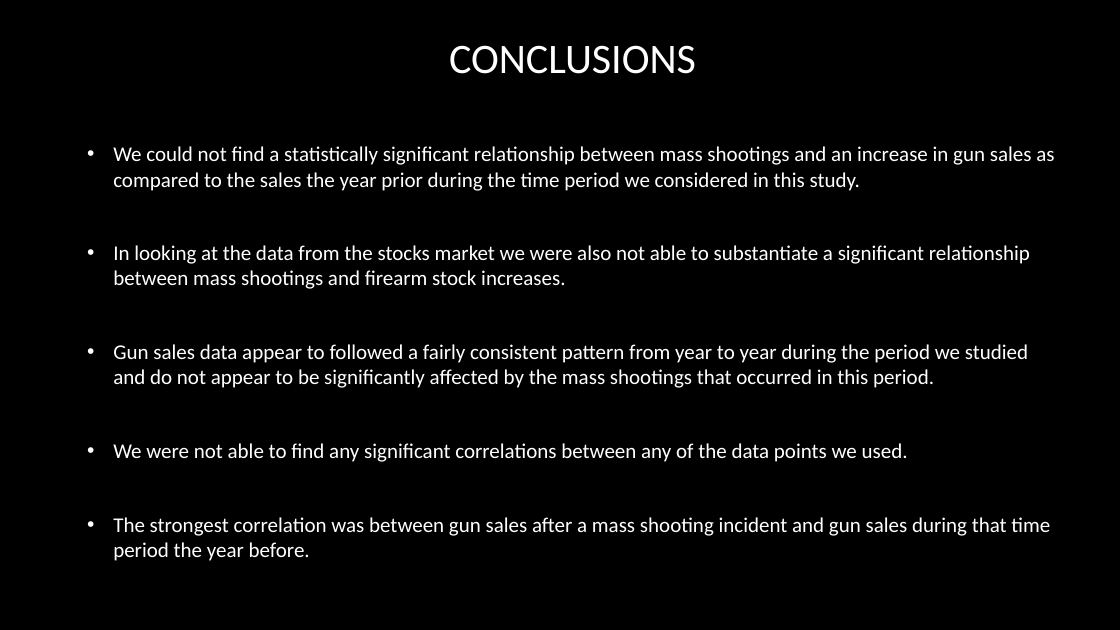
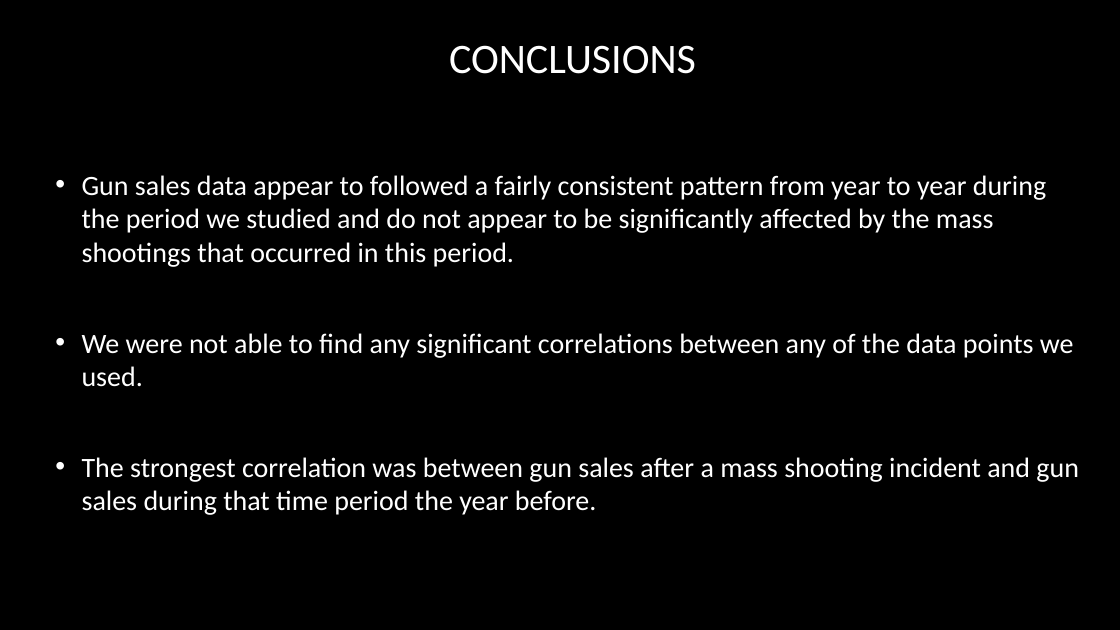
Before and after one commit to tmartinez52/Driving-Gun-Sales, a slide deck: slide 31 of Data Merged/Mass Shooting and Gun purchases in U.S.A .pptx (slide 28 before the commit). Drawn at 1120x630 pixels with LibreOffice and Linux fonts; fonts in the diff are those of the drawing; background and template pictures are left out. Boxes give left, top, right and bottom in pixels: in the first picture for what was removed or moved away, otherwise in the second. Text is boxed around its words. In the diff, an @@ line names an element or a change of style, - is before the commit and + after.

```diff
--- a/Data Merged/Mass Shooting and Gun purchases in U.S.A .pptx
+++ b/Data Merged/Mass Shooting and Gun purchases in U.S.A .pptx
@@ text "Gun sales data appear to ...": place and size @@
-text "Gun sales data appear to ..." at (113,146,1054,561)
+text "Gun sales data appear to ..." at (82,175,1079,515)
@@ text "Gun sales data appear to ..." at (82,175,1079,515): size 18 to 24 pt @@
@@ text at (113,146,1054,289): paragraphs removed @@
-• We could not find a statistically significant relationship between mass shootings and an increase in gun sales as compared to the sales the year prior during the time period we considered in this study.
-• In looking at the data from the stocks market we were also not able to substantiate a significant relationship between mass shootings and firearm stock increases.
```
Also in this commit, not shown: 7 other slides changed, 4 slides added, 1 other file.
